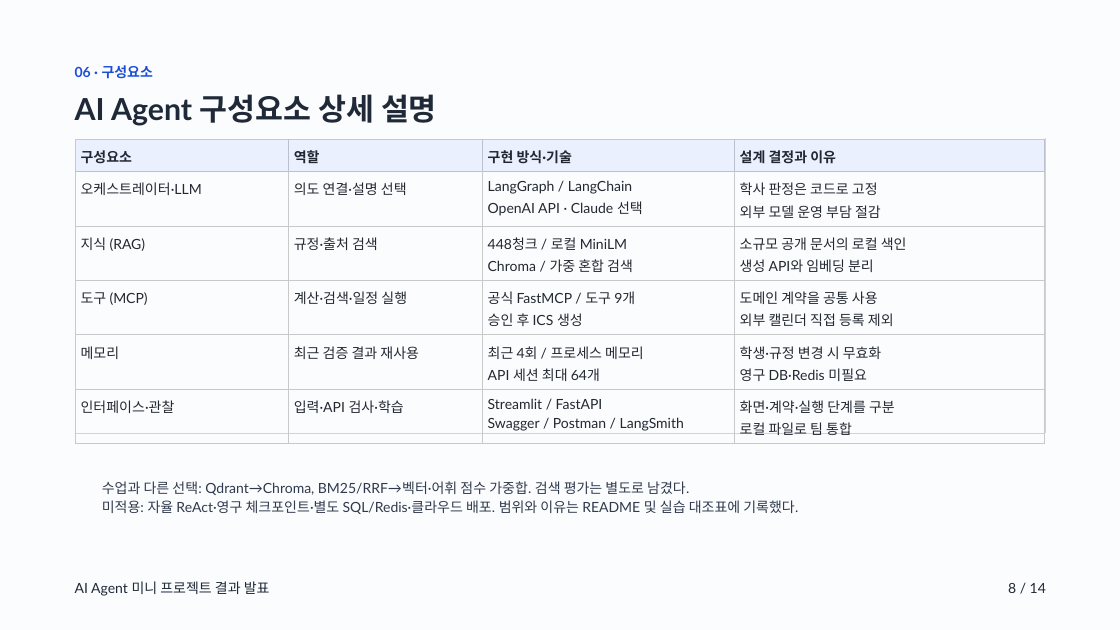
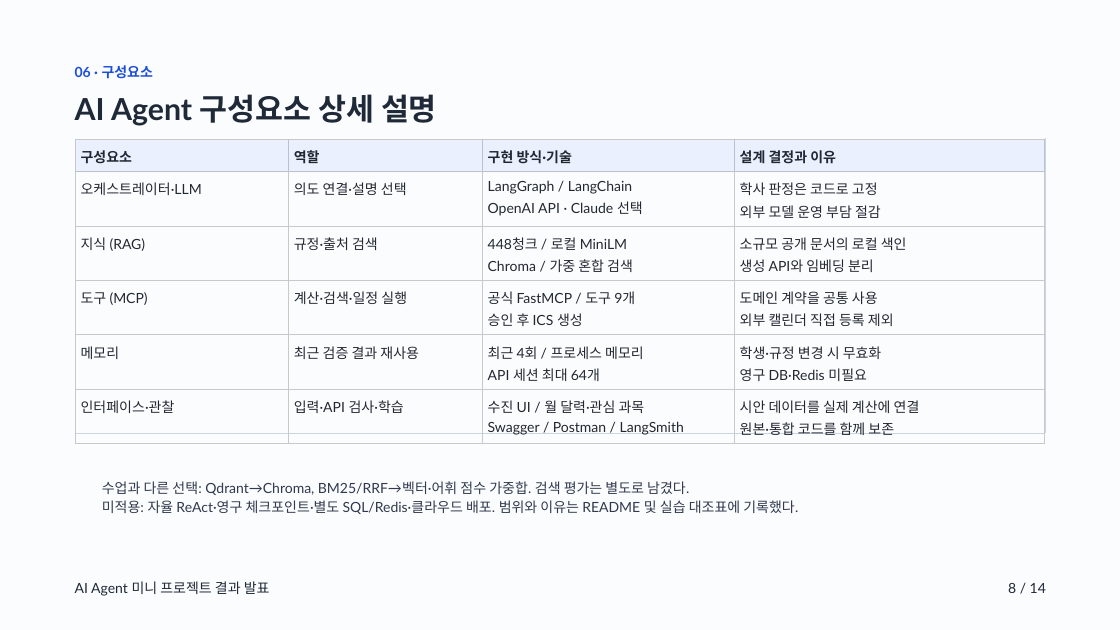
Before and after one commit to on21life-google/jolup-graduation-agent, a slide deck: slide 8 of artifacts/jolup-presentation-20261026.pptx. Drawn at 1120x630 pixels with LibreOffice and Linux fonts; fonts in the diff are those of the drawing. Boxes give left, top, right and bottom in pixels: in the first picture for what was removed or moved away, otherwise in the second. Text is boxed around its words. In the diff, an @@ line names an element or a change of style, - is before the commit and + after.

```diff
--- a/artifacts/jolup-presentation-20261026.pptx
+++ b/artifacts/jolup-presentation-20261026.pptx
@@ table at (76, 139, 1045, 439) @@
-row 6, column 3: Streamlit / FastAPI / Swagger / Postman / LangSmith
+row 6, column 3: 수진 UI / 월 달력·관심 과목 / Swagger / Postman / LangSmith
-row 6, column 4: 화면·계약·실행 단계를 구분 / 로컬 파일로 팀 통합
+row 6, column 4: 시안 데이터를 실제 계산에 연결 / 원본·통합 코드를 함께 보존
```
Also in this commit, not shown: 6 other slides changed, 50 other files.
